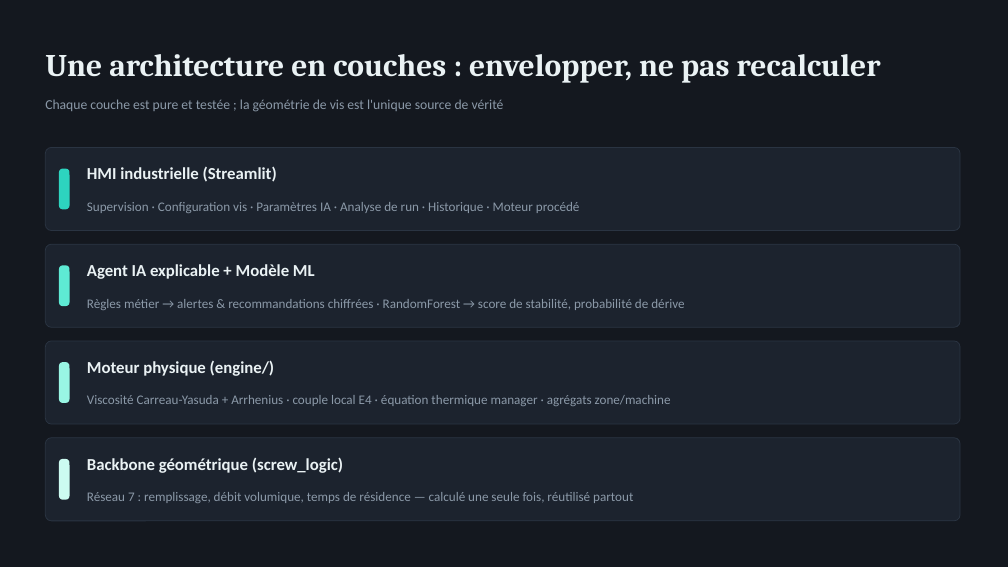
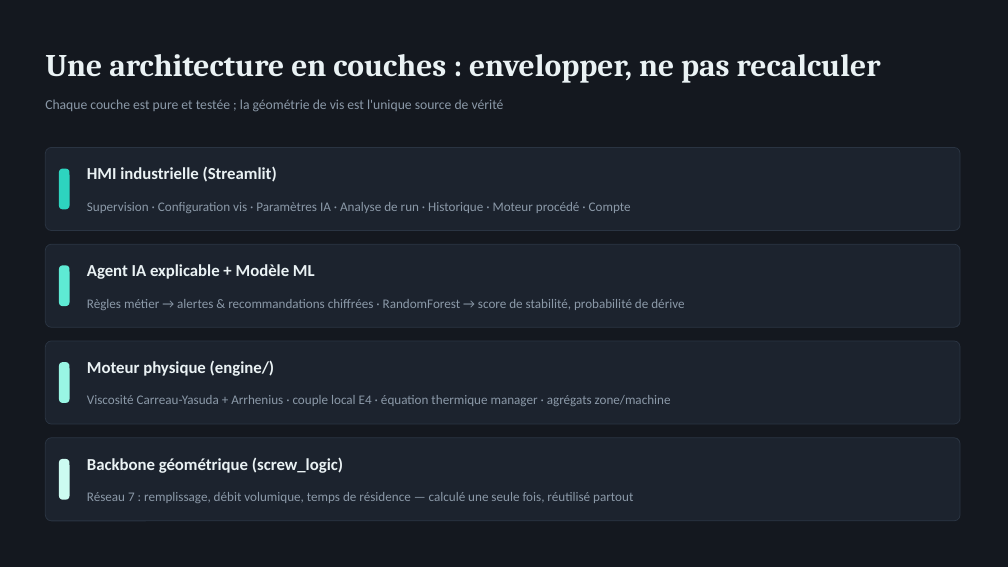
Before and after one commit to wilfried-mbeumi/rondol-process-supervision-demo, a slide deck: slide 4 of reports/soutenance/MBEUMI_Wilfried_SOUTENANCE.pptx. Drawn at 1008x567 pixels with LibreOffice and Linux fonts; fonts in the diff are those of the drawing. Boxes give left, top, right and bottom in pixels: in the first picture for what was removed or moved away, otherwise in the second. Text is boxed around its words. In the diff, an @@ line names an element or a change of style, - is before the commit and + after.

```diff
--- a/reports/soutenance/MBEUMI_Wilfried_SOUTENANCE.pptx
+++ b/reports/soutenance/MBEUMI_Wilfried_SOUTENANCE.pptx
@@ text at bbox=[87, 202, 631, 213]: text changed @@
-Supervision · Configuration vis · Paramètres IA · Analyse de run · Historique · Moteur procédé
+Supervision · Configuration vis · Paramètres IA · Analyse de run · Historique · Moteur procédé · Compte
```
Also in this commit, not shown: 1 other slide changed, 2 other files.
